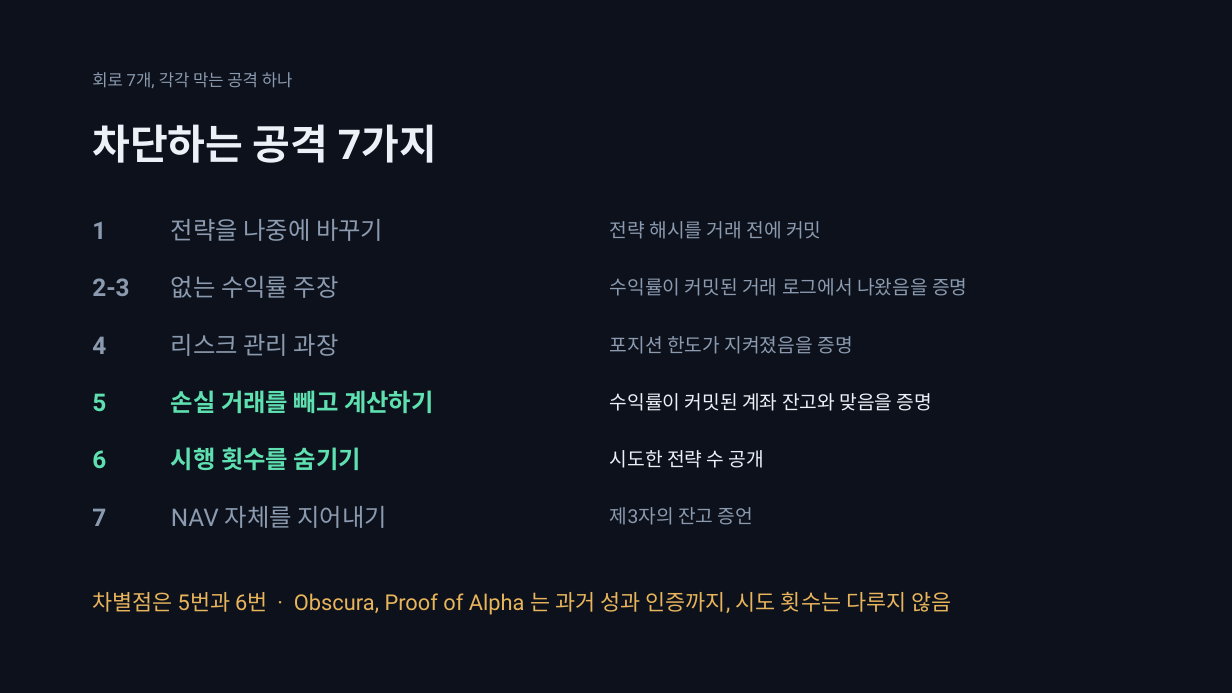
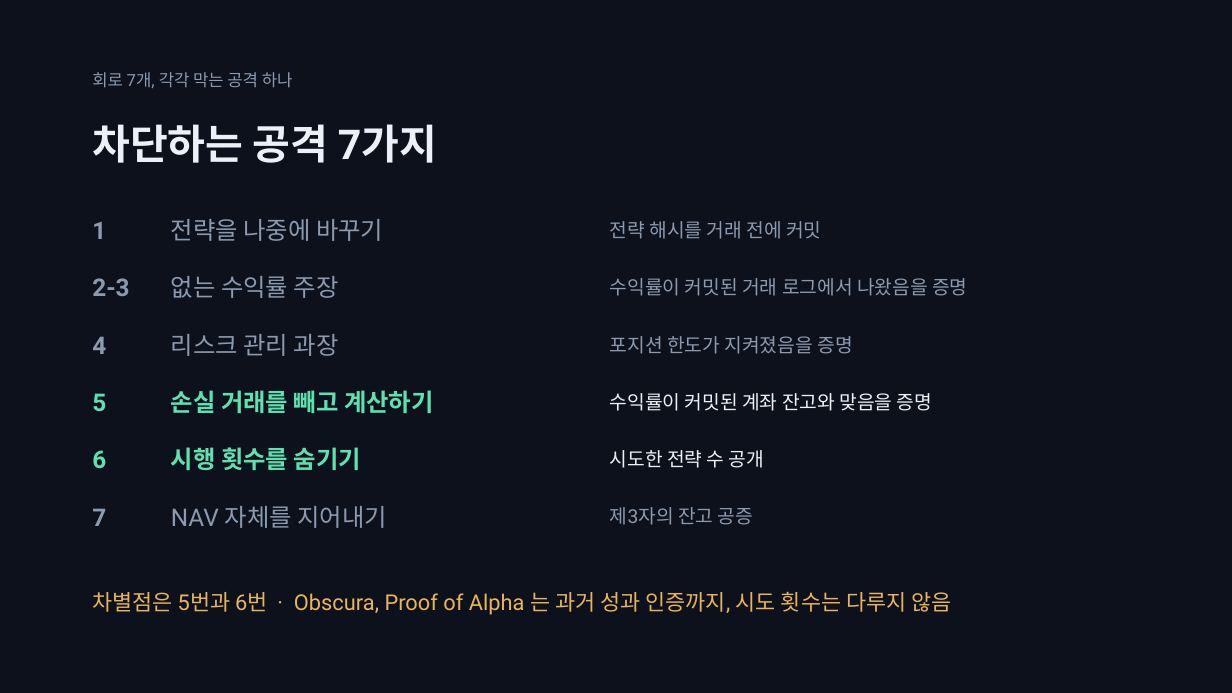
Before and after one commit to SeoDongOk/proof-of-track-record, a slide deck: slide 7 of deck/proof-of-track-record-talk.pptx. Drawn at 1232x693 pixels with LibreOffice and Linux fonts; fonts in the diff are those of the drawing. Boxes give left, top, right and bottom in pixels: in the first picture for what was removed or moved away, otherwise in the second. Text is boxed around its words. In the diff, an @@ line names an element or a change of style, - is before the commit and + after.

```diff
--- a/deck/proof-of-track-record-talk.pptx
+++ b/deck/proof-of-track-record-talk.pptx
@@ text at <box>610,507,753,525</box>: text changed @@
-제3자의 잔고 증언
+제3자의 잔고 공증
```
Also in this commit, not shown: 2 other slides changed, 23 other files.
